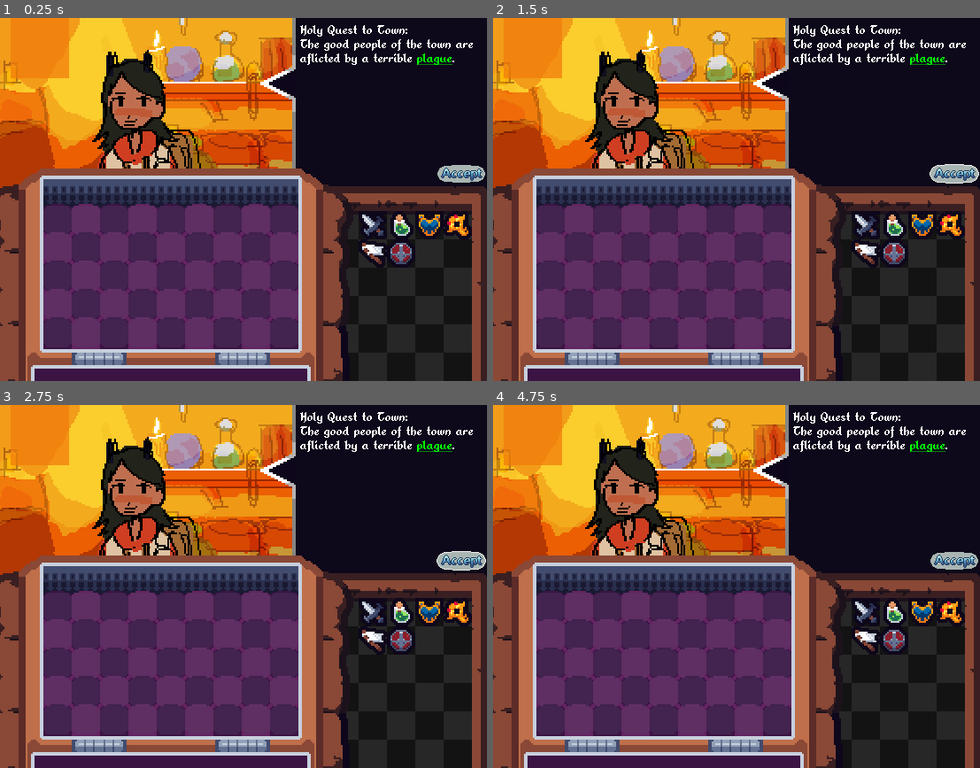
Above: before the commit, frames 1-4 (two rows, left to right).
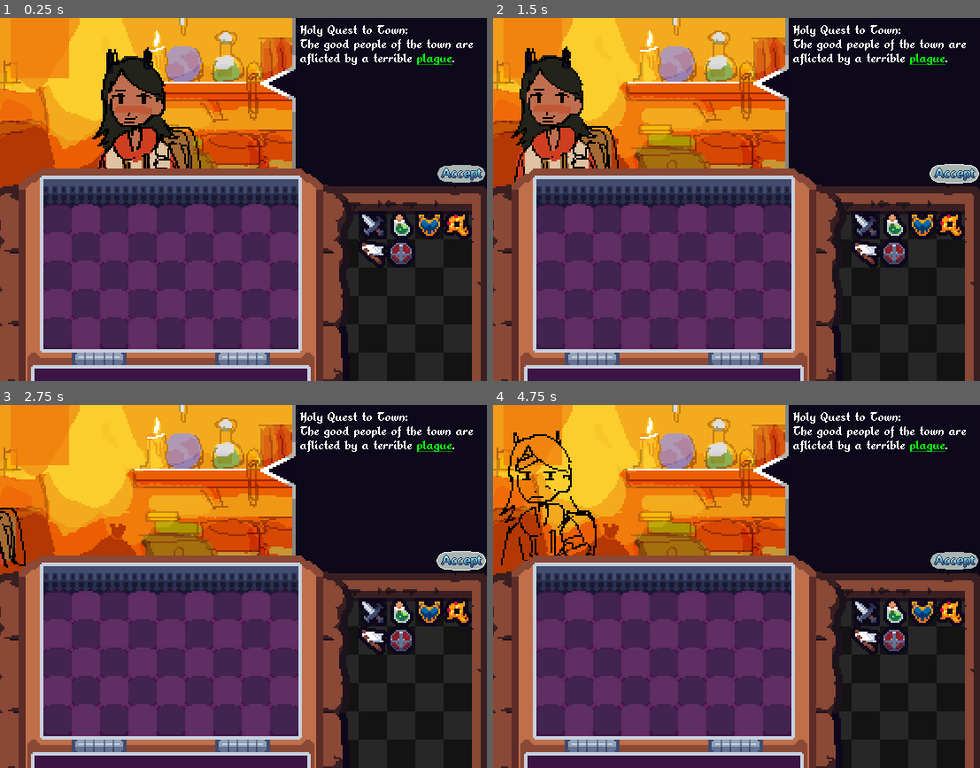
Above: after the commit, the same moments.

Repository: ObliteratedEntertainment/LudumDare54
Game: Godot game, scene res://main.tscn
Same seed, same stepped clock (60 frames per second), same inputs: the game is played once before the commit and once after it.
Inputs (mouse positions are in pixels of both pictures, inside the frame that each line leads up to):
- Up to frame 1 (0.25 s): no input
- Up to frame 2 (1.5 s): click (955, 174) at 0.5 s; click (955, 174) at 1.25 s
- Up to frame 3 (2.75 s): click (462, 561) at 2 s
- Up to frame 4 (4.75 s): move the mouse to (882, 481) at 2.77 s; tap R (item_rotate) at 2.85, 3.6, 4.35 s; tap Enter at 3.5 s; move the mouse to (639, 604) at 3.52 s; move the mouse to (785, 506) at 4.27 s

The runs differ from the first frame. In frame 1, 1.5% of the frame differs, in the area x 18-42%, y 8-42%; in frame 2, 8.6%, in the area x 3-42%, y 7-46%; in frame 3, 5.0%; in frame 4, 5.6%.

Commit message:
Character moves and changes state based on quest

Diff:
--- a/main.tscn
+++ b/main.tscn
@@ -15,6 +15,90 @@
 [ext_resource type="Texture2D" uid="uid://o13ndrnc7ro" path="res://sprites/accept_button_highlight.png" id="11_repym"]
 [ext_resource type="Texture2D" uid="uid://mb7fa33mswfd" path="res://sprites/accept_button_select.png" id="12_1ksbc"]
 
+[sub_resource type="Animation" id="Animation_7pqff"]
+resource_name = "Idle"
+length = 2.0
+loop_mode = 1
+tracks/0/type = "value"
+tracks/0/imported = false
+tracks/0/enabled = true
+tracks/0/path = NodePath("SpriteLocation:position")
+tracks/0/interp = 1
+tracks/0/loop_wrap = true
+tracks/0/keys = {
+"times": PackedFloat32Array(0, 1, 2),
+"transitions": PackedFloat32Array(1, 1, 1),
+"update": 0,
+"values": [Vector2(88.5, 56.5), Vector2(88.5, 50.5), Vector2(88.5, 56.5)]
+}
+
+[sub_resource type="Animation" id="Animation_yanyu"]
+resource_name = "Leave"
+length = 3.0
+tracks/0/type = "value"
+tracks/0/imported = false
+tracks/0/enabled = true
+tracks/0/path = NodePath("SpriteLocation:position")
+tracks/0/interp = 1
+tracks/0/loop_wrap = true
+tracks/0/keys = {
+"times": PackedFloat32Array(0, 3),
+"transitions": PackedFloat32Array(1, 1),
+"update": 0,
+"values": [Vector2(88.5, 56.5), Vector2(-50, 50)]
+}
+tracks/1/type = "method"
+tracks/1/imported = false
+tracks/1/enabled = true
+tracks/1/path = NodePath(".")
+tracks/1/interp = 1
+tracks/1/loop_wrap = true
+tracks/1/keys = {
+"times": PackedFloat32Array(3),
+"transitions": PackedFloat32Array(1),
+"values": [{
+"args": [],
+"method": &"character_left"
+}]
+}
+
+[sub_resource type="Animation" id="Animation_fhf7g"]
+resource_name = "Return"
+length = 3.0
+tracks/0/type = "value"
+tracks/0/imported = false
+tracks/0/enabled = true
+tracks/0/path = NodePath("SpriteLocation:position")
+tracks/0/interp = 1
+tracks/0/loop_wrap = true
+tracks/0/keys = {
+"times": PackedFloat32Array(0, 3),
+"transitions": PackedFloat32Array(1, 1),
+"update": 0,
+"values": [Vector2(-50, 62), Vector2(88.5, 56.5)]
+}
+tracks/1/type = "method"
+tracks/1/imported = false
+tracks/1/enabled = true
+tracks/1/path = NodePath(".")
+tracks/1/interp = 1
+tracks/1/loop_wrap = true
+tracks/1/keys = {
+"times": PackedFloat32Array(3),
+"transitions": PackedFloat32Array(1),
+"values": [{
+"args": [],
+"method": &"character_return"
+}]
+}
+
+[sub_resource type="AnimationLibrary" id="AnimationLibrary_dhnli"]
+_data = {
+"Idle": SubResource("Animation_7pqff"),
+"Leave": SubResource("Animation_yanyu"),
+"Return": SubResource("Animation_fhf7g")
+}
+
 [sub_resource type="Theme" id="Theme_es6dv"]
 
 [node name="Main" type="Control"]
@@ -56,6 +140,12 @@
 offset_right = 281.0
 offset_bottom = 99.0
 color = Color(0.0509804, 0.0313726, 0.101961, 1)
+
+[node name="AnimationPlayer" type="AnimationPlayer" parent="CharacterContainer"]
+autoplay = "Idle"
+libraries = {
+"": SubResource("AnimationLibrary_dhnli")
+}
 
 [node name="DragAndDropContainer" type="Control" parent="."]
 custom_minimum_size = Vector2(512, 256)
--- a/singletons/game_manager.gd
+++ b/singletons/game_manager.gd
@@ -5,6 +5,9 @@
 signal character_changed
 
 signal quest_accepted
+
+signal character_mission_start
+signal character_mission_end
 
 
 var character:Character
--- a/ui/character/CharacterContainer.gd
+++ b/ui/character/CharacterContainer.gd
@@ -2,21 +2,45 @@
 
 @onready var sprite_location = $SpriteLocation
 @onready var quest_text = $"../QuestContainer/LoreTextLabel"
+@onready var animation = $AnimationPlayer
 
 @export var character:Character
 
-var current_sprite:Sprite2D
+var quest_successful
 
 func _ready():
 	GameManager.character_changed.connect(set_character)
 	character = GameManager.character
 	if character != null:
 		set_character(character, 0)
+	GameManager.quest_accepted.connect(_quest_accepted)
 
 func set_character(character:Character, state:int):
-	if current_sprite != null:
+	if character != null:
 		sprite_location.remove_child(character)
 	self.character = character
+	quest_successful = null
 	sprite_location.add_child(character)
 	quest_text.set_quest(character.get_quest())
 	MusicManager.change_track(character.music_track_index)
+
+func _quest_accepted(success):
+	quest_successful = success
+	animation.play("Leave")
+
+func character_left():
+	GameManager.character_mission_start.emit()
+	character.neutral_sprite.visible = false
+	character.success_sprite.visible = false
+	character.failure_sprite.visible = false
+	if quest_successful == null:
+		character.neutral_sprite.visible = true
+	elif quest_successful:
+		character.success_sprite.visible = true
+	else:
+		character.failure_sprite.visible = true
+	animation.play("Return")
+
+func character_return():
+	GameManager.character_mission_end.emit()
+	animation.play("Idle")
--- a/ui/quest/QuestContainer.gd
+++ b/ui/quest/QuestContainer.gd
@@ -12,8 +12,6 @@
 
 
 func _on_quest_accept_button_pressed():
-	GameManager.quest_accepted.emit()
-
 	var quest = GameManager.character.get_quest()
 
 	var current_inventory_stats = {}
@@ -38,3 +36,5 @@
 		print("Passed Quest!")
 	else:
 		print("Failed Quest!")
+
+	GameManager.quest_accepted.emit(passed_quest)
Not shown: 1 places in main.tscn that only renumber resources
